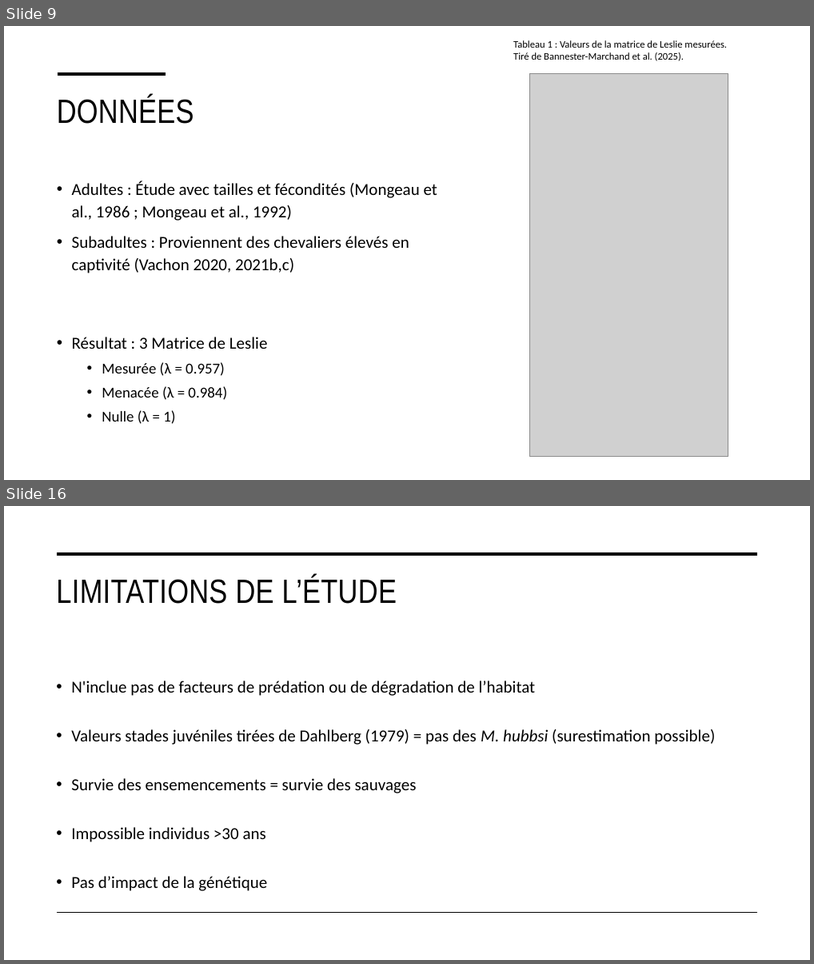
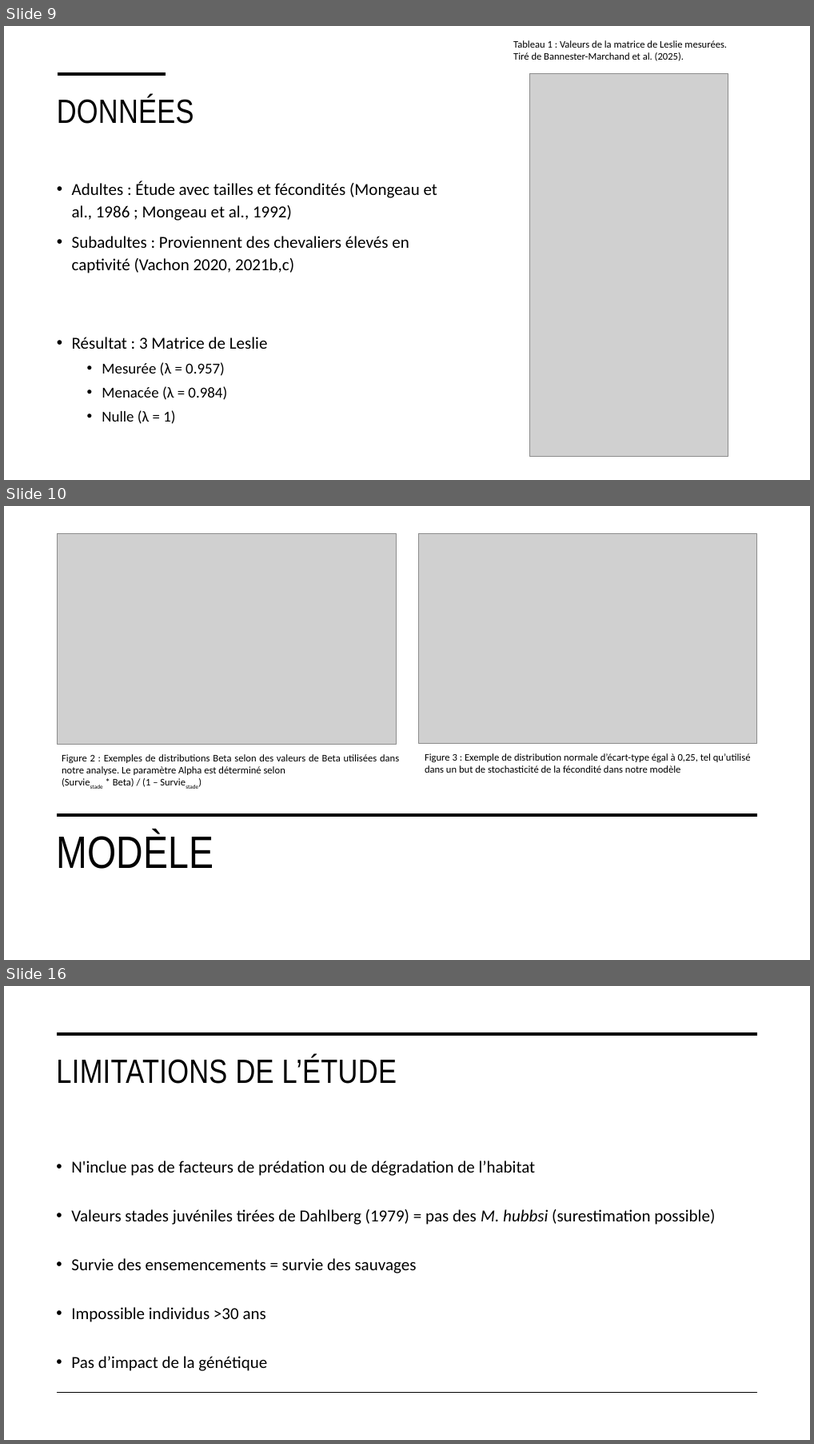
Before and after one commit to PlasseTristan/Projet_final, a slide deck: Rapport/Chevalier_cuivré.pptx. Shown one above the other, each under a label of ours: slides 9 and 16 before the commit, slides 9, 10 and 16 after it; the slides between them are not shown. The pictures are 814x964 and 814x1444 pixels, drawn with LibreOffice and Linux fonts; fonts in the diff are those of the drawing; grey boxes stand for pictures. Boxes give left, top, right and bottom in pixels: in the first picture for what was removed or moved away, otherwise in the second. Text is boxed around its words. In the diff, an @@ line names an element or a change of style, - is before the commit and + after.

```diff
--- a/Rapport/Chevalier_cuivré.pptx
+++ b/Rapport/Chevalier_cuivré.pptx
@@ slide 10 added at [4, 506, 810, 960], background #FFFFFF @@
@@ picture added at [58, 534, 398, 744] @@
@@ picture added at [419, 534, 758, 743] @@
@@ text added at [62, 754, 399, 787], 12 pt, text #000000 @@
+Figure 2 : Exemples de distributions Beta selon des valeurs de Beta utilisées dans notre analyse. Le paramètre Alpha est déterminé selon
+(Surviestade * Beta) / (1 – Surviestade)
@@ text added at [425, 753, 751, 772], 12 pt, text #000000 @@
+Figure 3 : Exemple de distribution normale d’écart-type égal à 0,25, tel qu’utilisé dans un but de stochasticité de la fécondité dans notre modèle
@@ line added from (58, 815) to (758, 815), #000000 3.5 pt @@
@@ title added at [56, 831, 214, 868], 54 pt, text #000000 @@
+MODÈLE
```
Also in this commit, not shown: 7 slides changed, 6 other slides added, 5 slides removed, 3 other files.
